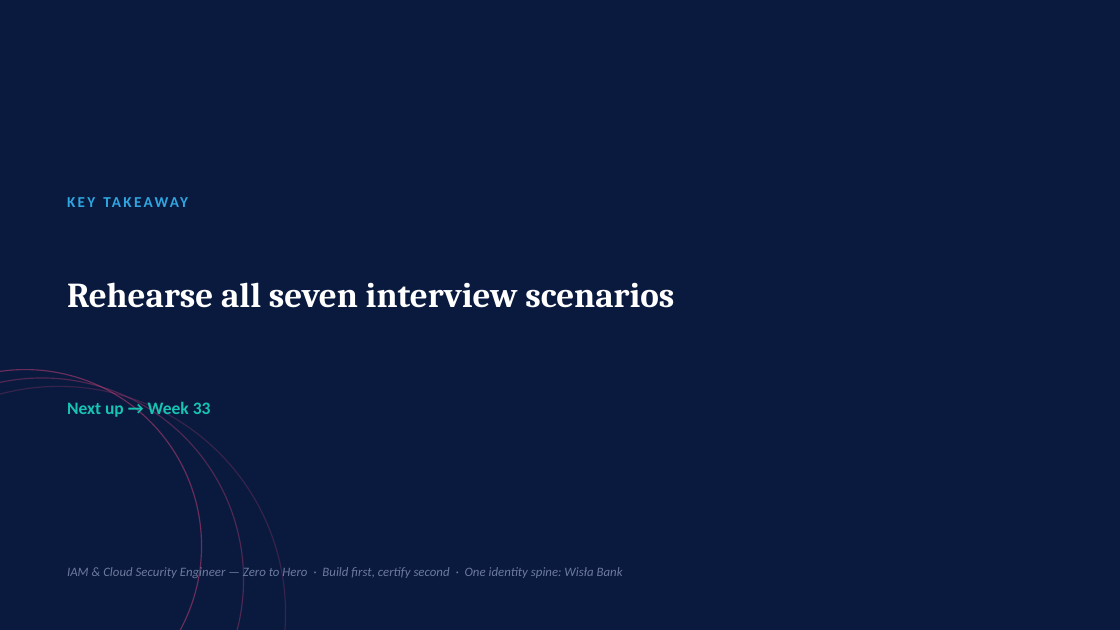
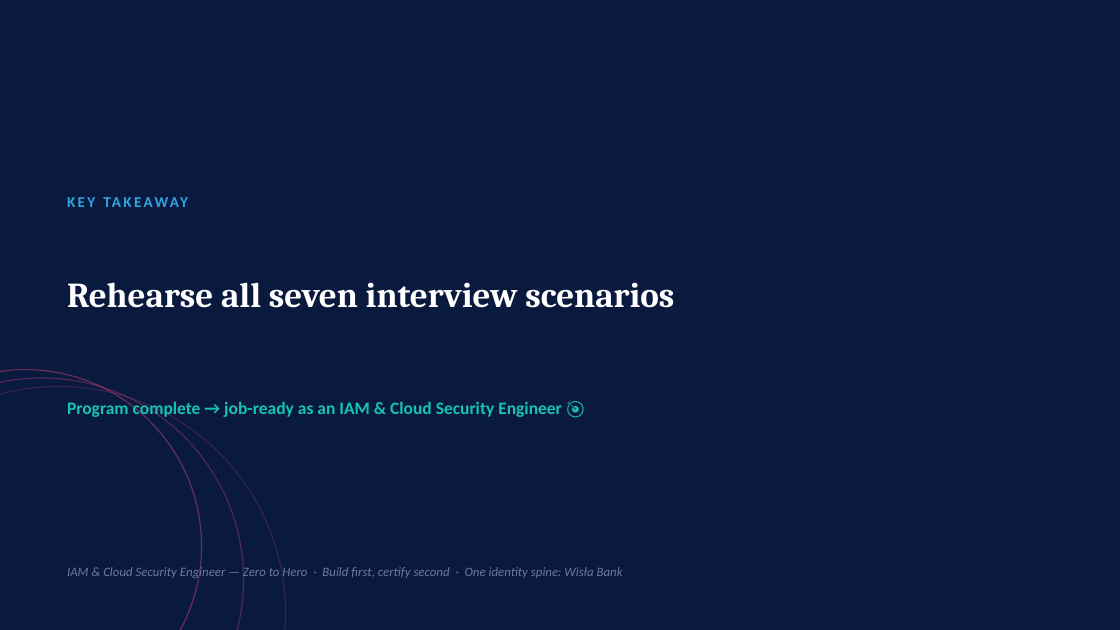
Before and after one commit to bigsteve011/Cloud-Security-IAM-Zero-to-Hero, a slide deck: slide 10 of Month-09-Portfolio-Positioning-and-Job-Search/Week-32-Interviews-Search/W32_Interviews_Search.pptx. Drawn at 1120x630 pixels with LibreOffice and Linux fonts; fonts in the diff are those of the drawing. Boxes give left, top, right and bottom in pixels: in the first picture for what was removed or moved away, otherwise in the second. Text is boxed around its words. In the diff, an @@ line names an element or a change of style, - is before the commit and + after.

Commit message:
Polish all 32 session decks: cleaner cards, aligned bullets, fix final-week closing
- Replace left accent stripes on concept and checklist cards with
  accent dots / check-circles (edge stripes read as AI-generated filler)
- Tighten concept-card height and vertically center the block
- Align project-slide bullet dots with their text
- Final week (32) closing now reads 'Program complete → job-ready'
  instead of pointing to a non-existent Week 33

```diff
--- a/Month-09-Portfolio-Positioning-and-Job-Search/Week-32-Interviews-Search/W32_Interviews_Search.pptx
+++ b/Month-09-Portfolio-Positioning-and-Job-Search/Week-32-Interviews-Search/W32_Interviews_Search.pptx
@@ text at (67, 400, 562, 419): text changed @@
-Next up → Week 33
+Program complete → job-ready as an IAM & Cloud Security Engineer 🎯
```
Also in this commit, not shown: 3 other slides changed, 31 other files.
